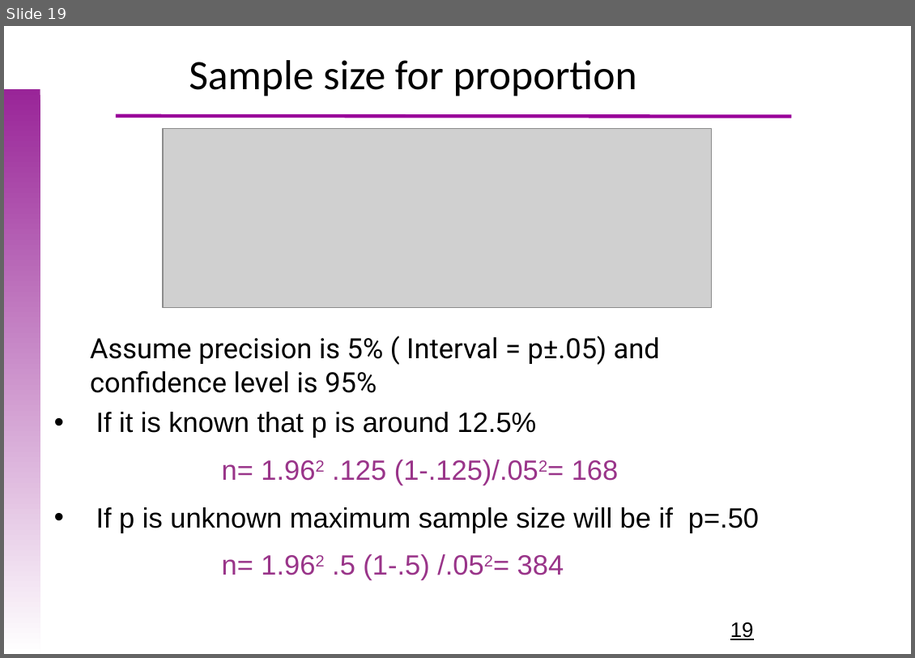
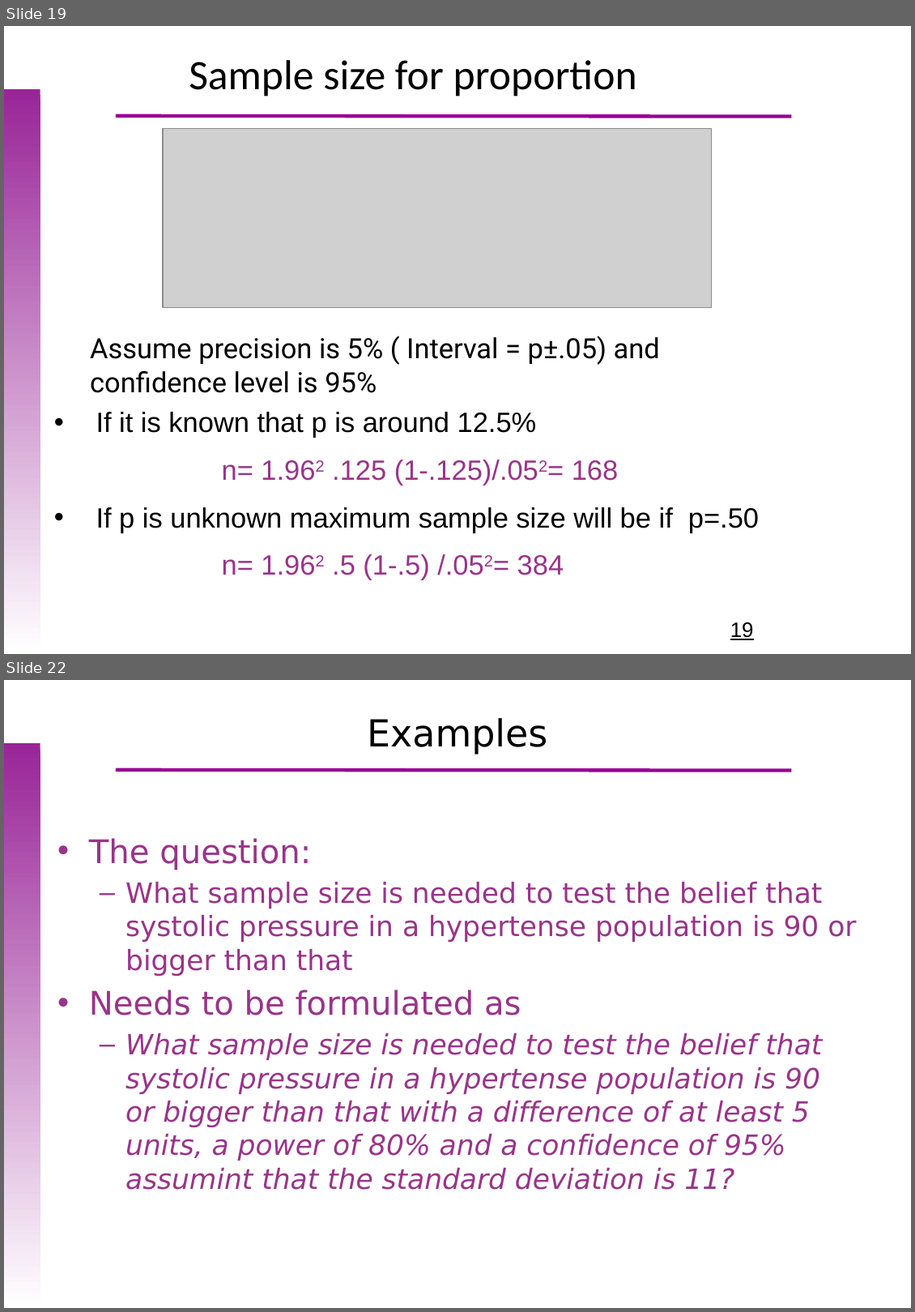
Before and after one commit to uebvhir/Course_Basic_Statistics_2019, a slide deck: Sessio_5/EBB_2018_Session_5_Sample_Size_(1).pptx. Shown one above the other, each under a label of ours: slide 19 before the commit, slides 19 and 22 after it; the slides between them are not shown. The pictures are 915x658 and 915x1312 pixels, drawn with LibreOffice and Linux fonts; fonts in the diff are those of the drawing; grey boxes stand for pictures; background and template pictures are left out. Boxes give left, top, right and bottom in pixels: in the first picture for what was removed or moved away, otherwise in the second. Text is boxed around its words. In the diff, an @@ line names an element or a change of style, - is before the commit and + after.

Commit message:
Sample SIze presentation has been updated
Some errors have been corrected and sample size for testing has been introduced (yet to be completed)

```diff
--- a/Sessio_5/EBB_2018_Session_5_Sample_Size_(1).pptx
+++ b/Sessio_5/EBB_2018_Session_5_Sample_Size_(1).pptx
@@ slide 22 added at box(4, 680, 911, 1308), background picture (left out); not listed: 2 template elements that a slide beside it also shows @@
@@ title added at box(367, 718, 548, 754), 32 pt, text #000000 @@
+Examples
@@ text added at box(89, 838, 856, 1189), 24 pt, text #993489, italic @@
+• The question:
+  – What sample size is needed to test the belief that systolic pressure in a hypertense population is 90 or bigger than that
+• Needs to be formulated as
+  – What sample size is needed to test the belief that systolic pressure in a hypertense population is 90 or bigger than that with a difference of at least 5 units, a power of 80% and a confidence of 95% assumint that the standard deviation is 11?
```
Also in this commit, not shown: 8 slides changed, 2 other slides added, 1 other file.
